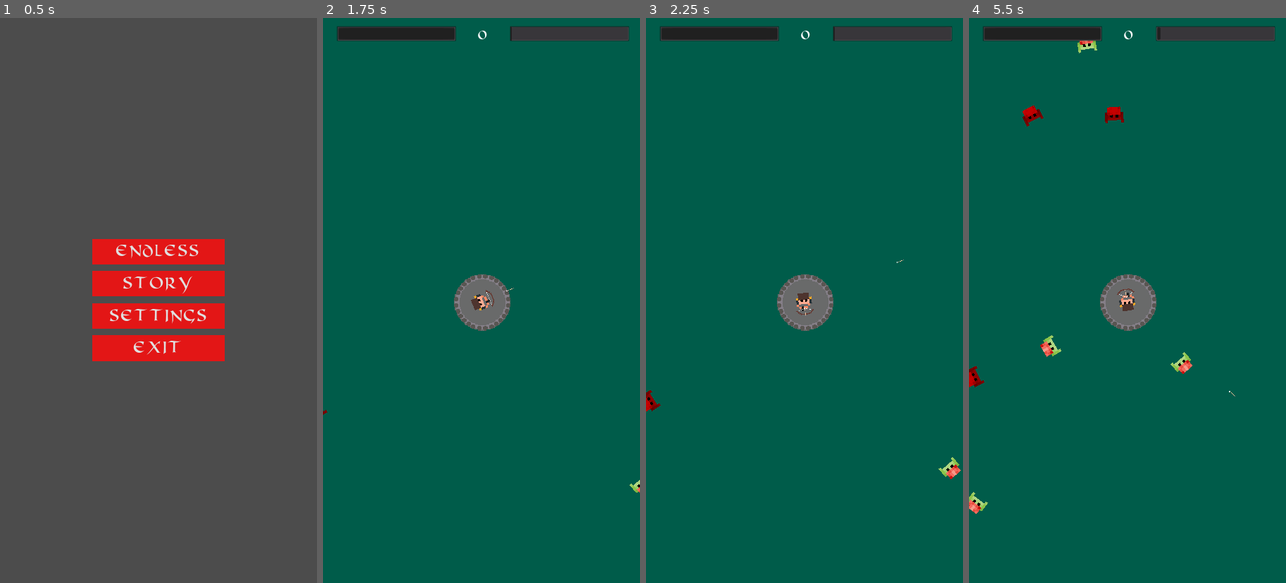
Above: before the commit, frames 1-4 (left to right).
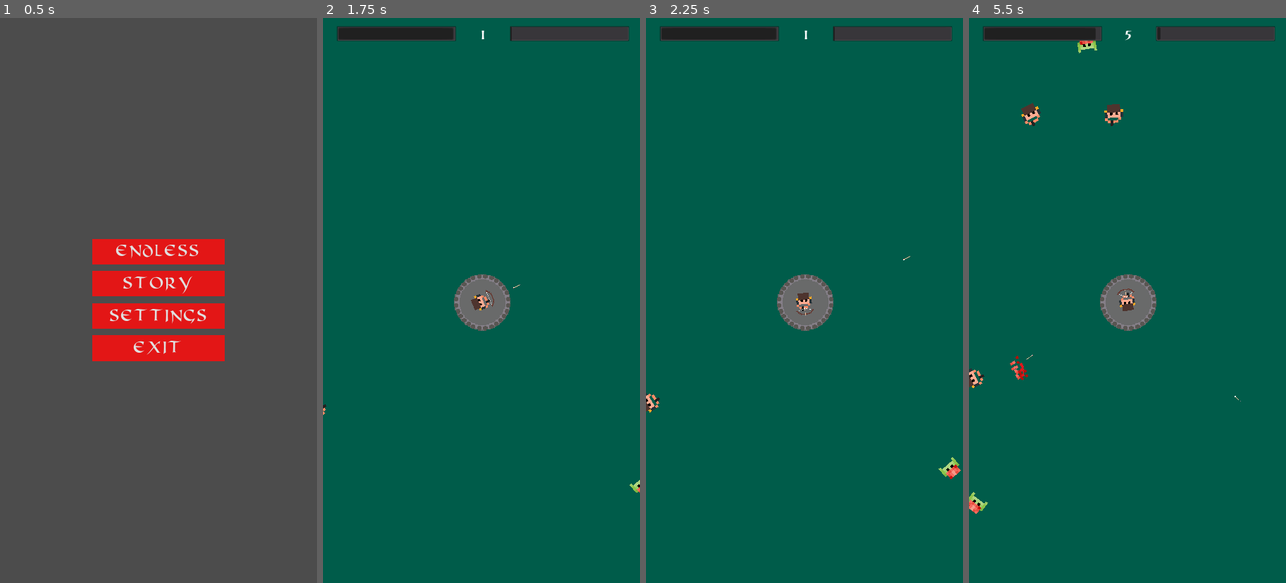
Above: after the commit, the same moments.

Repository: dulvui/medieval-zombie-shooter
Game: Godot game, scene res://src/screens/menu/Menu.tscn
Same seed, same stepped clock (60 frames per second), same inputs: the game is played once before the commit and once after it.
Inputs (mouse positions are in pixels of both pictures, inside the frame that each line leads up to):
- Up to frame 1 (0.5 s): no input
- Up to frame 2 (1.75 s): click "ENDLESS" at 0.5 s; tap Enter at 1.25 s; move the mouse to (551, 272) at 1.27 s; click (551, 272) at 1.42 s
- Up to frame 3 (2.25 s): drag from (741, 328) to (956, 475) at 2.02 s
- Up to frame 4 (5.5 s): move the mouse to (1159, 176) at 2.77 s; click (1159, 176) at 2.92 s; drag from (1111, 413) to (984, 385) at 3.52 s; move the mouse to (1222, 385) at 4.27 s; click (1222, 385) at 4.42 s; drag from (1032, 215) to (1086, 34) at 5.02 s

Frame 1 is identical in both runs. In frame 2, less than 0.1% of the frame differs, in the area x 0-63%, y 1-71%; in frame 3, 0.2%; in frame 4, 0.9%, in the area x 0-86%, y 1-68%.

Commit message:
fix physics layers; use player asset for humans

Diff:
--- a/game/project.godot
+++ b/game/project.godot
@@ -45,9 +45,9 @@
 
 [layer_names]
 
-2d_physics/layer_1="castle"
-2d_physics/layer_2="zombie"
-2d_physics/layer_3="human"
+2d_physics/layer_1="zombie"
+2d_physics/layer_2="human"
+2d_physics/layer_3="ammunition"
 
 [physics]
 
--- a/game/src/actors/armory/ammunition/arrow/Arrow.gd
+++ b/game/src/actors/armory/ammunition/arrow/Arrow.gd
@@ -1,21 +1,22 @@
 extends RigidBody2D
 
 const SPEED:float = 860.0
-
+onready var timer = $DissapearTimer
 var target
 
 func shoot(target:Vector2, power:float) -> void:
 	var direction = -(global_position - target).normalized()
 	apply_central_impulse(Vector2(direction.x, direction.y) * SPEED * power)
+	timer.start()
 
 
 func _on_VisibilityNotifier2D_screen_exited() -> void:
 	queue_free()
 
 
-func _on_HitDetector_body_entered(body) -> void:
+func _on_DissapearTimer_timeout() -> void:
 	$AnimationPlayer.play("Dissapear")
 
 
-func _on_AnimationPlayer_animation_finished(anim_name):
+func _on_AnimationPlayer_animation_finished(anim_name) -> void:
 	queue_free()
--- a/game/src/actors/armory/ammunition/arrow/Arrow.tscn
+++ b/game/src/actors/armory/ammunition/arrow/Arrow.tscn
@@ -1,10 +1,7 @@
-[gd_scene load_steps=7 format=2]
+[gd_scene load_steps=6 format=2]
 
 [ext_resource path="res://assets/weapons/bow/arrow.png" type="Texture" id=1]
 [ext_resource path="res://src/actors/armory/ammunition/arrow/Arrow.gd" type="Script" id=2]
-
-[sub_resource type="RectangleShape2D" id=1]
-extents = Vector2( 0.416666, 0.666667 )
 
 [sub_resource type="RectangleShape2D" id=4]
 extents = Vector2( 1.5, 1 )
@@ -42,8 +39,8 @@
 
 [node name="Arrow" type="RigidBody2D"]
 position = Vector2( 3, 0 )
-collision_layer = 0
-collision_mask = 0
+collision_layer = 7
+collision_mask = 7
 script = ExtResource( 2 )
 
 [node name="Sprite" type="Sprite" parent="."]
@@ -51,16 +48,6 @@
 
 [node name="VisibilityNotifier2D" type="VisibilityNotifier2D" parent="."]
 scale = Vector2( 1, 0.1 )
-
-[node name="HitDetector" type="Area2D" parent="."]
-position = Vector2( 2, 0 )
-scale = Vector2( 3, 3 )
-collision_layer = 0
-collision_mask = 12
-
-[node name="CollisionShape2D" type="CollisionShape2D" parent="HitDetector"]
-position = Vector2( 3.33333, 0 )
-shape = SubResource( 1 )
 
 [node name="CollisionShape2D" type="CollisionShape2D" parent="."]
 position = Vector2( 8.5, 0 )
@@ -70,6 +57,10 @@
 anims/Dissapear = SubResource( 5 )
 anims/RESET = SubResource( 6 )
 
+[node name="DissapearTimer" type="Timer" parent="."]
+wait_time = 2.0
+one_shot = true
+
 [connection signal="screen_exited" from="VisibilityNotifier2D" to="." method="_on_VisibilityNotifier2D_screen_exited"]
-[connection signal="body_entered" from="HitDetector" to="." method="_on_HitDetector_body_entered"]
 [connection signal="animation_finished" from="AnimationPlayer" to="." method="_on_AnimationPlayer_animation_finished"]
+[connection signal="timeout" from="DissapearTimer" to="." method="_on_DissapearTimer_timeout"]
--- a/game/src/actors/castle/Castle.tscn
+++ b/game/src/actors/castle/Castle.tscn
@@ -25,15 +25,14 @@
 shape = SubResource( 2 )
 
 [node name="ZombieDetector" type="Area2D" parent="."]
-collision_layer = 4
-collision_mask = 4
+collision_mask = 0
 
 [node name="CollisionShape2D" type="CollisionShape2D" parent="ZombieDetector"]
 shape = SubResource( 1 )
 
 [node name="HumanDetector" type="Area2D" parent="."]
-collision_layer = 8
-collision_mask = 8
+collision_layer = 2
+collision_mask = 0
 
 [node name="CollisionShape2D" type="CollisionShape2D" parent="HumanDetector"]
 shape = SubResource( 3 )
--- a/game/src/actors/characters/Character.gd
+++ b/game/src/actors/characters/Character.gd
@@ -25,12 +25,6 @@
 	yield(animated_sprite, "animation_finished")
 	queue_free()
 
-
-func _on_HitDetector_area_entered(area) -> void:
-	if is_alive:
-		die()
-
-
 func _on_HitDetector_body_entered(body) -> void:
 	if is_alive:
 		die()
--- a/game/src/actors/characters/Character.tscn
+++ b/game/src/actors/characters/Character.tscn
@@ -1,32 +1,12 @@
-[gd_scene load_steps=12 format=2]
+[gd_scene load_steps=4 format=2]
 
-[ext_resource path="res://assets/zombie/zombie1.png" type="Texture" id=1]
-[ext_resource path="res://assets/zombie/zombie7.png" type="Texture" id=2]
-[ext_resource path="res://assets/zombie/zombie3.png" type="Texture" id=3]
-[ext_resource path="res://assets/zombie/zombie4.png" type="Texture" id=4]
-[ext_resource path="res://assets/zombie/zombie2.png" type="Texture" id=5]
-[ext_resource path="res://assets/zombie/zombie5.png" type="Texture" id=6]
-[ext_resource path="res://assets/zombie/zombie6.png" type="Texture" id=7]
 [ext_resource path="res://src/actors/characters/Character.gd" type="Script" id=8]
 
 [sub_resource type="CircleShape2D" id=1]
 radius = 4.0
 
-[sub_resource type="SpriteFrames" id=2]
-animations = [ {
-"frames": [ ExtResource( 1 ) ],
-"loop": true,
-"name": "default",
-"speed": 5.0
-}, {
-"frames": [ ExtResource( 5 ), ExtResource( 3 ), ExtResource( 4 ), ExtResource( 6 ), ExtResource( 7 ), ExtResource( 2 ) ],
-"loop": true,
-"name": "die",
-"speed": 20.0
-} ]
-
 [sub_resource type="CircleShape2D" id=3]
-radius = 4.0
+radius = 5.51009
 
 [node name="Character" type="KinematicBody2D"]
 scale = Vector2( 6, 6 )
@@ -37,9 +17,6 @@
 [node name="CollisionShape2D" type="CollisionShape2D" parent="."]
 shape = SubResource( 1 )
 
-[node name="AnimatedSprite" type="AnimatedSprite" parent="."]
-frames = SubResource( 2 )
-
 [node name="HitDetector" type="Area2D" parent="."]
 collision_layer = 0
 collision_mask = 0
@@ -47,4 +24,4 @@
 [node name="CollisionShape2D" type="CollisionShape2D" parent="HitDetector"]
 shape = SubResource( 3 )
 
-[connection signal="area_entered" from="HitDetector" to="." method="_on_HitDetector_area_entered"]
+[connection signal="body_entered" from="HitDetector" to="." method="_on_HitDetector_body_entered"]
--- a/game/src/actors/characters/humans/Human.tscn
+++ b/game/src/actors/characters/humans/Human.tscn
@@ -1,15 +1,34 @@
-[gd_scene load_steps=2 format=2]
+[gd_scene load_steps=10 format=2]
 
 [ext_resource path="res://src/actors/characters/Character.tscn" type="PackedScene" id=1]
+[ext_resource path="res://assets/player/player1.png" type="Texture" id=2]
+[ext_resource path="res://assets/zombie/zombie5.png" type="Texture" id=3]
+[ext_resource path="res://assets/zombie/zombie4.png" type="Texture" id=4]
+[ext_resource path="res://assets/zombie/zombie7.png" type="Texture" id=5]
+[ext_resource path="res://assets/zombie/zombie3.png" type="Texture" id=6]
+[ext_resource path="res://assets/zombie/zombie6.png" type="Texture" id=7]
+[ext_resource path="res://assets/zombie/zombie2.png" type="Texture" id=8]
+
+[sub_resource type="SpriteFrames" id=1]
+animations = [ {
+"frames": [ ExtResource( 2 ) ],
+"loop": true,
+"name": "default",
+"speed": 20.0
+}, {
+"frames": [ ExtResource( 8 ), ExtResource( 6 ), ExtResource( 4 ), ExtResource( 3 ), ExtResource( 7 ), ExtResource( 5 ) ],
+"loop": true,
+"name": "die",
+"speed": 5.0
+} ]
 
 [node name="Human" instance=ExtResource( 1 )]
-collision_layer = 8
+collision_layer = 2
 
-[node name="AnimatedSprite" parent="." index="1"]
-modulate = Color( 0.886275, 0.0823529, 0.0823529, 1 )
-self_modulate = Color( 0.913725, 0.0745098, 0.0745098, 1 )
+[node name="AnimatedSprite" type="AnimatedSprite" parent="." index="0"]
+frames = SubResource( 1 )
 
 [node name="HitDetector" parent="." index="2"]
-collision_mask = 7
+collision_layer = 5
 
 [connection signal="body_entered" from="HitDetector" to="." method="_on_HitDetector_body_entered"]
--- a/game/src/actors/characters/zombies/Zombie.tscn
+++ b/game/src/actors/characters/zombies/Zombie.tscn
@@ -1,9 +1,32 @@
-[gd_scene load_steps=2 format=2]
+[gd_scene load_steps=10 format=2]
 
 [ext_resource path="res://src/actors/characters/Character.tscn" type="PackedScene" id=1]
+[ext_resource path="res://assets/zombie/zombie1.png" type="Texture" id=2]
+[ext_resource path="res://assets/zombie/zombie5.png" type="Texture" id=3]
+[ext_resource path="res://assets/zombie/zombie4.png" type="Texture" id=4]
+[ext_resource path="res://assets/zombie/zombie7.png" type="Texture" id=5]
+[ext_resource path="res://assets/zombie/zombie3.png" type="Texture" id=6]
+[ext_resource path="res://assets/zombie/zombie6.png" type="Texture" id=7]
+[ext_resource path="res://assets/zombie/zombie2.png" type="Texture" id=8]
+
+[sub_resource type="SpriteFrames" id=1]
+animations = [ {
+"frames": [ ExtResource( 2 ) ],
+"loop": true,
+"name": "default",
+"speed": 20.0
+}, {
+"frames": [ ExtResource( 8 ), ExtResource( 6 ), ExtResource( 4 ), ExtResource( 3 ), ExtResource( 7 ), ExtResource( 5 ) ],
+"loop": true,
+"name": "die",
+"speed": 5.0
+} ]
 
 [node name="Zombie" instance=ExtResource( 1 )]
-collision_layer = 5
+collision_layer = 1
+
+[node name="AnimatedSprite" type="AnimatedSprite" parent="." index="0"]
+frames = SubResource( 1 )
 
 [node name="HitDetector" parent="." index="2"]
-collision_mask = 2
+collision_layer = 4
--- a/game/src/actors/player/Player.tscn
+++ b/game/src/actors/player/Player.tscn
@@ -10,7 +10,6 @@
 [node name="RotatingPart" type="Node2D" parent="."]
 
 [node name="Sprite" type="Sprite" parent="RotatingPart"]
-rotation = 3.14159
 scale = Vector2( 5, 5 )
 texture = ExtResource( 2 )
 
Binary file changed: game/assets/player/player1.png
